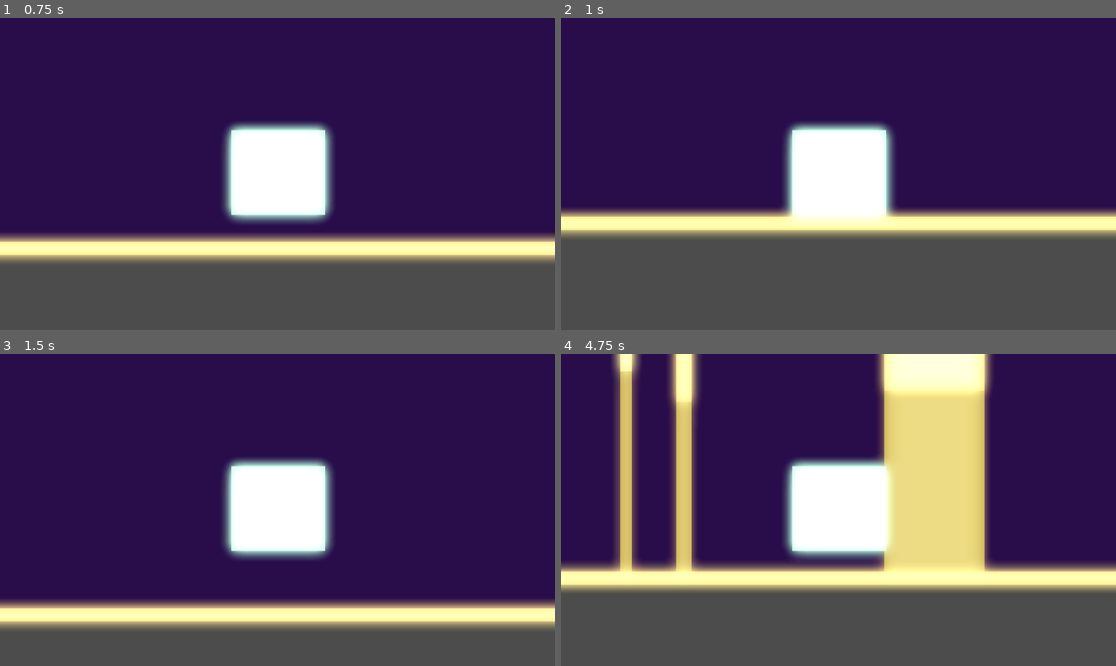
Above: before the commit, frames 1-4 (two rows, left to right).
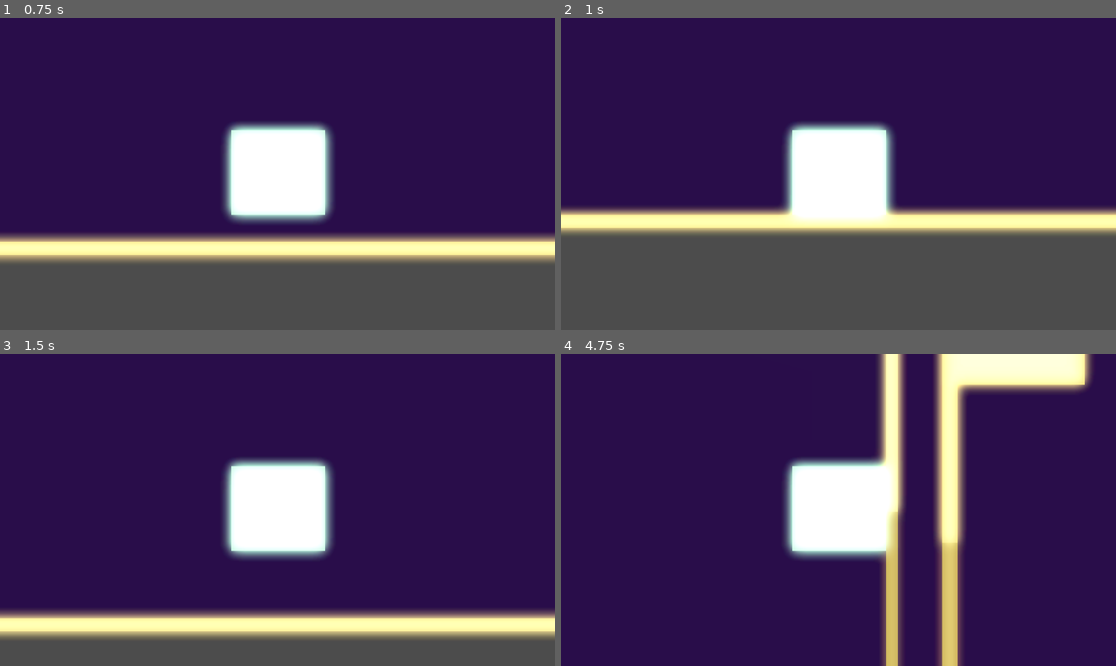
Above: after the commit, the same moments.

Repository: CertifiedWaterStealer/repository
Game: Godot game, scene res://scenes/main_menu.tscn
Same seed, same stepped clock (60 frames per second), same inputs: the game is played once before the commit and once after it. The project has no main scene, so this scene is started directly.
Inputs:
- Up to frame 1 (0.75 s): click "Play" at 0.5 s
- Up to frame 2 (1 s): no input
- Up to frame 3 (1.5 s): tap Enter (ui_accept) at 1.25, 1.35 s; hold Right (ui_right) from 1.28 s (still down)
- Up to frame 4 (4.75 s): tap Enter (ui_accept) at 1.52, 1.82, 2.1, 2.27, 2.57, 2.85, 3.6, 3.77, 4.07, 4.35, 4.52 s; release Right (ui_right) at 2.78 s; hold Left (ui_left) 2.78-3.53 s; hold Right (ui_right) from 3.53 s (still down)

Frame 1 is identical in both runs. In frame 2, 4.5% of the frame differs, in the area x 0-100%, y 61-70%; in frame 3, 12%; in frame 4, 52%, in the area x 0-100%, y 0-100%.

Commit message:
gave the player a double jump abilite

Diff:
--- a/main-project/scenes/player.tscn
+++ b/main-project/scenes/player.tscn
@@ -3,7 +3,7 @@
 [ext_resource type="Script" uid="uid://nylu7aocl47" path="res://script/player.gd" id="1_3vyb7"]
 
 [sub_resource type="RectangleShape2D" id="RectangleShape2D_u8vuu"]
-size = Vector2(194, 178)
+size = Vector2(196, 176)
 
 [node name="CharacterBody2D" type="CharacterBody2D" unique_id=188757502]
 script = ExtResource("1_3vyb7")
@@ -16,6 +16,7 @@
 color = Color(0.691728, 0.9772342, 0.8292426, 1)
 
 [node name="CollisionShape2D" type="CollisionShape2D" parent="." unique_id=1564119284]
+position = Vector2(1, -3)
 shape = SubResource("RectangleShape2D_u8vuu")
 
 [node name="Camera2D" type="Camera2D" parent="." unique_id=1536569633]
--- a/main-project/script/player.gd
+++ b/main-project/script/player.gd
@@ -2,13 +2,23 @@
 
 
 const SPEED = 600.0
-const JUMP_VELOCITY = -600.0
+const JUMP_VELOCITY = -650.0
 
+var double_jump: bool = true
 
 func _physics_process(delta: float) -> void:
 	# Add the gravity.
 	if not is_on_floor():
 		velocity += get_gravity() * delta
+	elif is_on_floor() and not double_jump:
+		double_jump = true
+
+	if Input.is_action_just_pressed("ui_accept"):
+		if is_on_floor():
+			velocity.y = JUMP_VELOCITY
+		elif double_jump:
+			velocity.y = JUMP_VELOCITY
+			double_jump = false
 
 	# Handle jump.
 	if Input.is_action_just_pressed("ui_accept") and is_on_floor():
